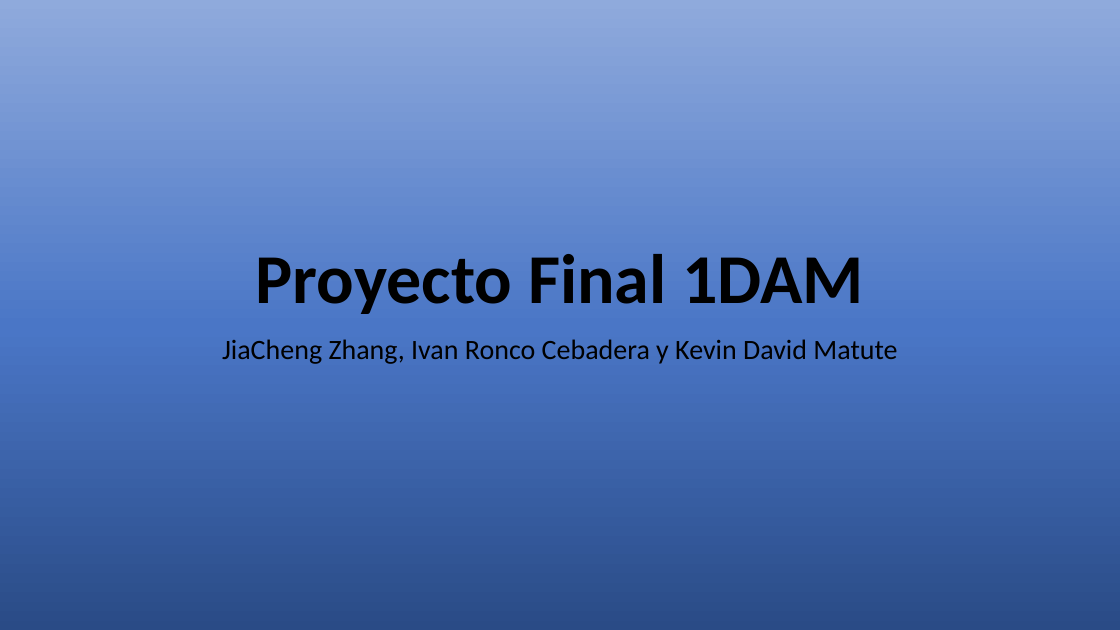
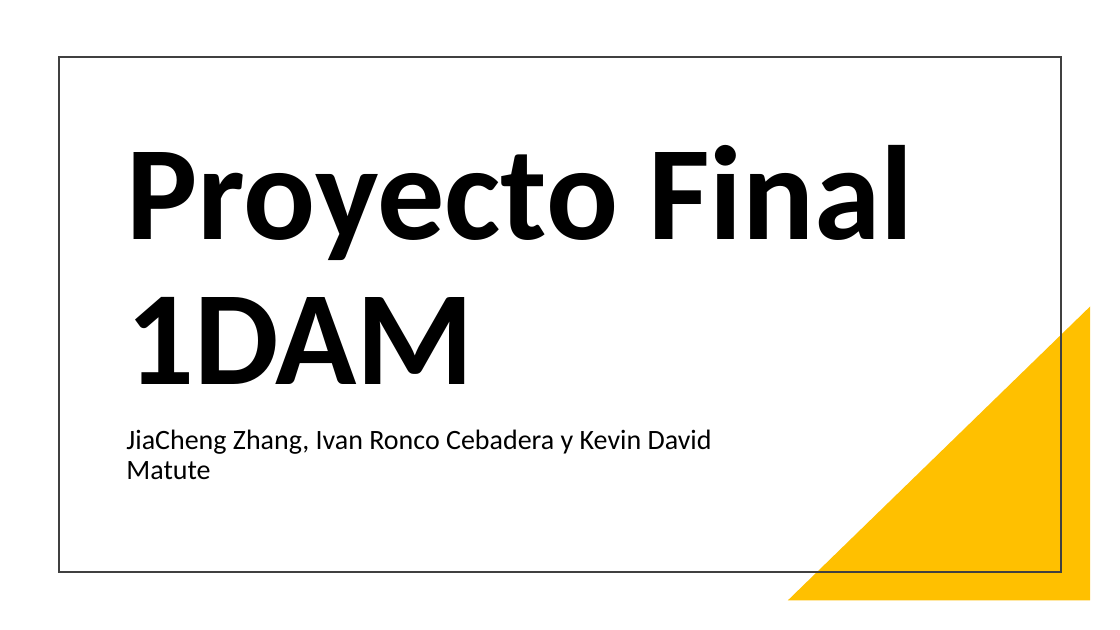
Before and after one commit to JiaChengZhang14/Proyecto_Grupal-ITV, a slide deck: slide 1 of comun/PresentacionITV.pptx. Drawn at 1120x630 pixels with LibreOffice and Linux fonts; fonts in the diff are those of the drawing. Boxes give left, top, right and bottom in pixels: in the first picture for what was removed or moved away, otherwise in the second. Text is boxed around its words. In the diff, an @@ line names an element or a change of style, - is before the commit and + after.

```diff
--- a/comun/PresentacionITV.pptx
+++ b/comun/PresentacionITV.pptx
@@ background gradient #2A4B86 to #4A76C6 to #8FAADC to #FFFFFF @@
@@ rectangle added at (x1=59, y1=57, x2=1061, y2=572), outline #404040 1.5 pt @@
@@ title "Proyecto Final 1DAM" moved from (x1=256, y1=254, x2=863, y2=314) to (x1=126, y1=145, x2=913, y2=384) @@
@@ title "Proyecto Final 1DAM" at (x1=126, y1=145, x2=913, y2=384): size 60 to 115 pt; alignment centre to left @@
@@ right triangle added at (x1=788, y1=307, x2=1091, y2=601), fill #FFC000 @@
@@ subtitle "JiaCheng Zhang, Ivan Ronco Cebadera ..." moved from (x1=222, y1=339, x2=897, y2=364) to (x1=126, y1=429, x2=712, y2=480) @@
@@ subtitle "JiaCheng Zhang, Ivan Ronco Cebadera ..." at (x1=126, y1=429, x2=712, y2=480): alignment centre to left @@
```
Also in this commit, not shown: 8 other slides changed, 7 slides added, 1 slide removed, 2 other files.
